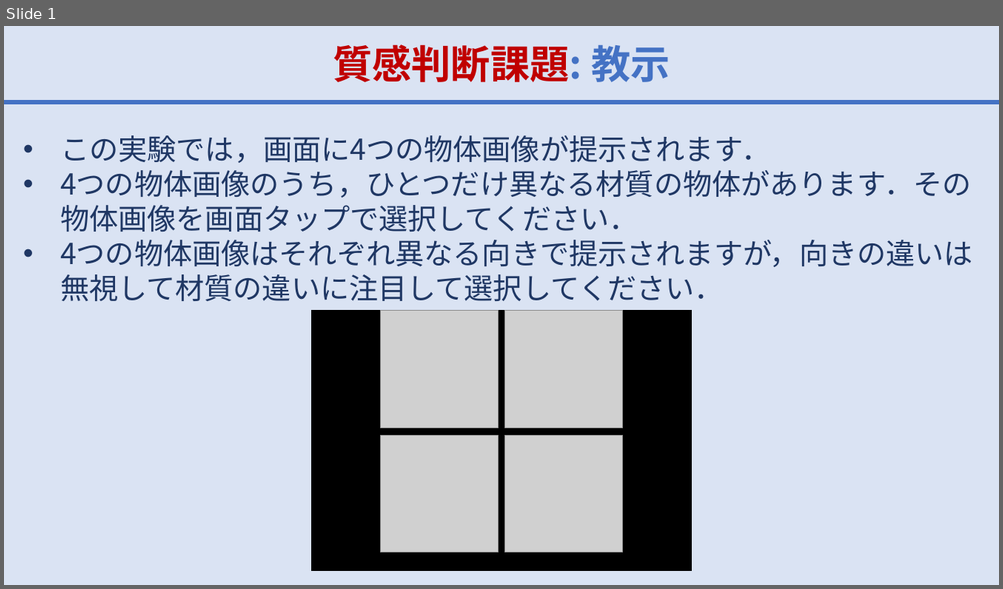
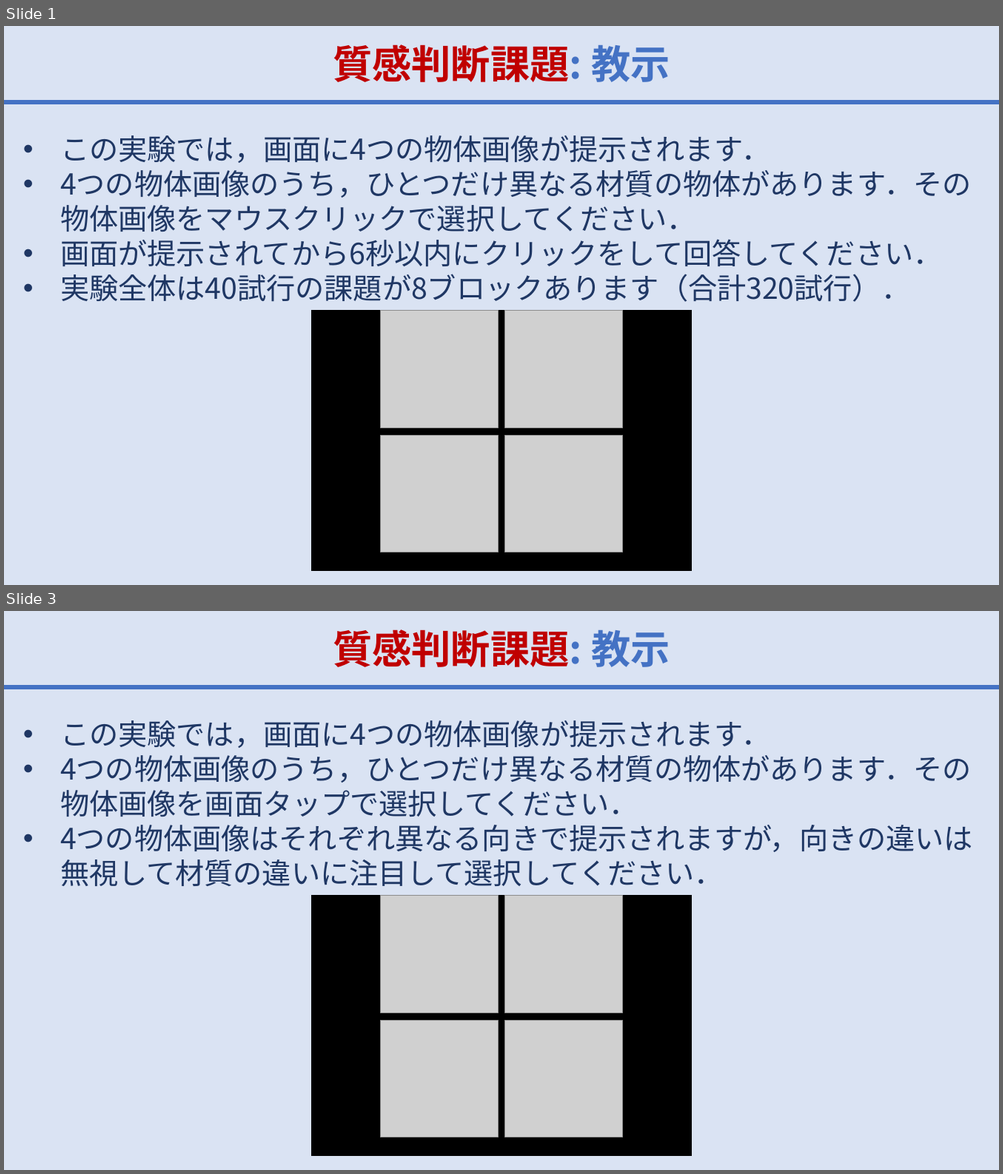
Before and after one commit to mswym/proj_shitsukan-db, a slide deck: static/shitsukan_app/img/exp_shitsukan_instruction.pptx. Shown one above the other, each under a label of ours: slide 1 before the commit, slides 1 and 3 after it; the slides between them are not shown. The pictures are 1003x589 and 1003x1174 pixels, drawn with LibreOffice and Linux fonts; fonts in the diff are those of the drawing; grey boxes stand for pictures. Boxes give left, top, right and bottom in pixels: in the first picture for what was removed or moved away, otherwise in the second. Text is boxed around its words. In the diff, an @@ line names an element or a change of style, - is before the commit and + after.

```diff
--- a/static/shitsukan_app/img/exp_shitsukan_instruction.pptx
+++ b/static/shitsukan_app/img/exp_shitsukan_instruction.pptx
@@ slide 1 added at [4,26,999,585], background #DAE3F3 @@
@@ text added at [333,44,669,82], 38 pt, text #C00000, bold @@
+質感判断課題: 教示
@@ line added from (4, 102) to (999, 102), #4472C4 4.5 pt @@
@@ text added at [60,136,971,302], 28 pt, text #1F3764 @@
+• この実験では，画面に4つの物体画像が提示されます．
+• 4つの物体画像のうち，ひとつだけ異なる材質の物体があります．その物体画像をマウスクリックで選択してください．
+• 画面が提示されてから6秒以内にクリックをして回答してください．
+• 実験全体は40試行の課題が8ブロックあります（合計320試行）．
@@ rectangle added at [312,311,691,571], fill #000000, outline #000000 1.5 pt @@
@@ group added at [380,311,622,553]: 4 pictures @@
@@ what was slide 1 is now slide 3 @@
```
Also in this commit, not shown: 1 other slide added, 6 other files.
